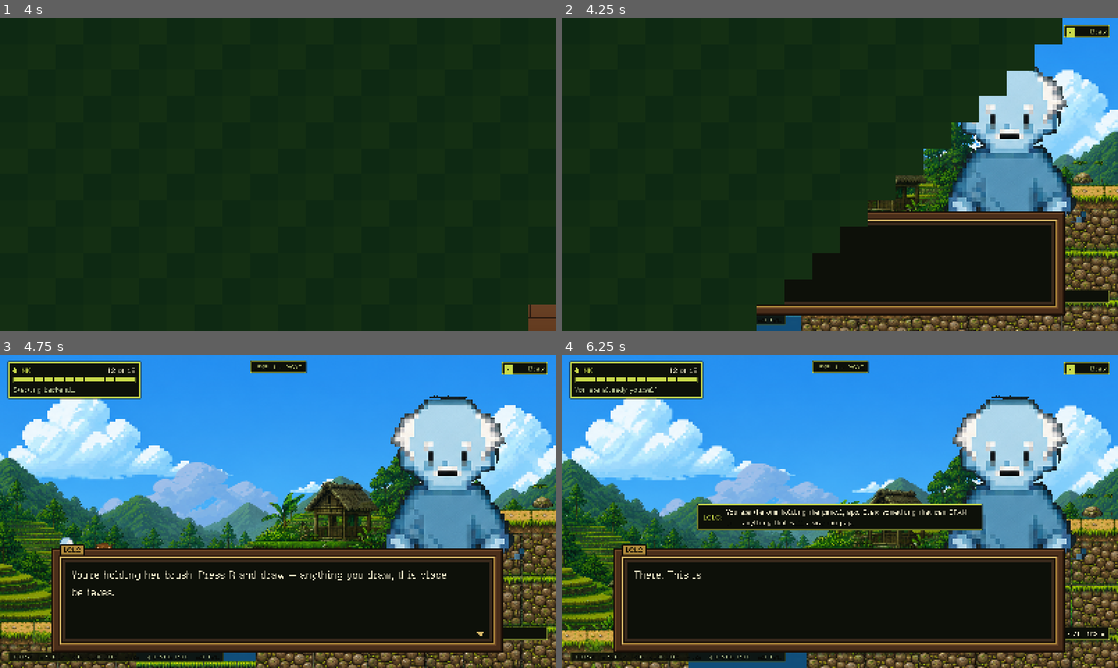
Above: before the commit, frames 1-4 (two rows, left to right).
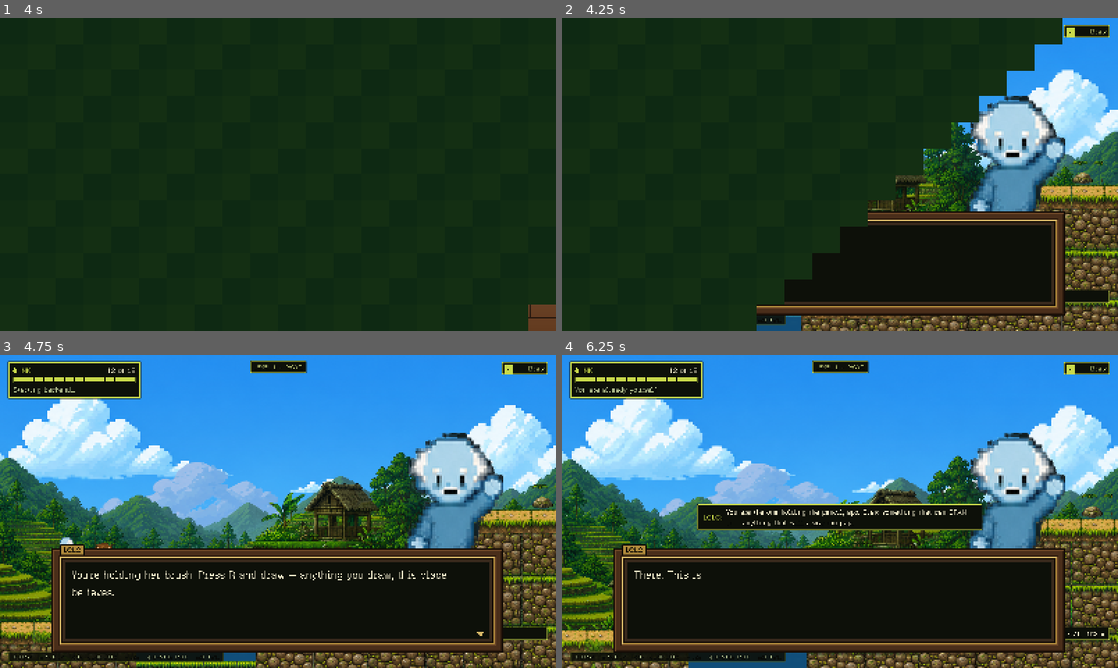
Above: after the commit, the same moments.

Repository: hyuuuan/OBRA
Game: Godot game, scene res://ui/main_menu.tscn
The game is run twice, just before and just after one commit, with the same random seed, the same clock (stepped at 60 frames per second) and the same inputs.
Inputs (mouse positions are in pixels of both pictures, inside the frame that each line leads up to):
- Up to frame 1 (4 s): click "PLAY" at 0.5 s; tap E (interact) at 1.25, 2.75, 3.5 s; move the mouse to (400, 158) at 1.27 s; hold D (move_right) 1.28-2 s; hold E (interact) 1.28-2 s; click (400, 158) at 1.42 s; tap Space (jump) at 1.52, 1.82 s; drag from (166, 190) to (394, 136) at 2.02 s; move the mouse to (333, 105) at 2.77 s; hold A (move_left) 2.78-3.5 s; hold Q (revert_form) 2.78-3.5 s; drag from (250, 237) to (411, 136) at 3.52 s
- Up to frame 2 (4.25 s): no input
- Up to frame 3 (4.75 s): tap R (redraw) at 4.25 s; move the mouse to (444, 558) at 4.27 s; hold D (move_right) from 4.28 s (still down); hold E (interact) from 4.28 s (still down); tap Space (jump) at 4.52 s
- Up to frame 4 (6.25 s): tap Space (jump) at 4.82 s; release D (move_right) at 5 s; release E (interact) at 5 s; drag from (673, 464) to (928, 549) at 5.02 s; move the mouse to (867, 511) at 5.77 s; hold D (move_right) from 5.78 s (still down); hold Q (revert_form) from 5.78 s (still down); click (867, 511) at 5.92 s

Frame 1 is identical in both runs. In frame 2, 5.5% of the frame differs, in the area x 68-95%, y 15-66%; in frame 3, 6.7%, in the area x 68-95%, y 12-66%; in frame 4, 6.3%.

Commit message:
Stand the waving pose behind the dialogue box
The speaker behind the box was the HERO CARD off each design sheet -- a separate drawing at
two hundred by three hundred, with shading in the hair and folds in the cloth that the
world sprite has no room for. It is more detail, and it is the wrong detail: the hero card
is a character standing still and looking at the camera, which is a title screen's pose.
Both sheets carry a WAVE -- a raised hand and an open mouth -- and that reads as a line
being spoken, which is what this rectangle is for.

The cut is measured per speaker, as before and for the same reason -- the apo is a child at
four heads tall and cuts at the hip, Lolo is a chibi ghost whose legs are a tail -- but both
are now chosen so the RAISED HAND SURVIVES. It is the whole reason the pose was picked, and
a cut through it leaves a speaker gesturing with a stump.

THE COST IS RESOLUTION and it is worth naming rather than discovering. The world sprite is
a fifth the height of the hero card, so it is blown up five times instead of twice and its
pixels are five screen pixels across. That is the same nearest-neighbour blow-up the rest
of the interface uses and both speakers land on the same multiple, so their pixels are the
size of each other's rather than of the background's. The hero cards are still cut and
still shipped; nothing loads them, and swapping the two entries back is a two-line change.

Diff:
--- a/game/scripts/dialogue_portrait.gd
+++ b/game/scripts/dialogue_portrait.gd
@@ -18,44 +18,51 @@
 ## rail to sit on, which is what a bust needs and what it did not have when the box was
 ## beside it.
 
-## THE PORTRAIT IS ITS OWN DRAWING, not the world sprite enlarged.
+## THE SPEAKER IS WAVING, because a portrait behind a dialogue box is somebody addressing
+## you and the sheets have a pose that is exactly that.
 ##
-## Both are cut by tools/build_art.py from the hero card of the speaker's design sheet:
-## around two hundred by three hundred against the world sprite's eighty by a hundred, and
-## a different drawing rather than the same one bigger -- shading in the hair, folds in the
-## cloth. A dialogue portrait is the one place a game can afford detail the world sprite
-## has no room for, and both sheets had been carrying it.
+## This used to be the HERO CARD off each design sheet -- a separate drawing, two hundred by
+## three hundred against the world sprite's eighty by a hundred, with shading in the hair
+## and folds in the cloth that the small frames have no room for. That is more detail, and
+## it is the wrong detail: the hero card is a character standing still and looking at the
+## camera, which is a title screen's pose. The wave has a raised hand and an open mouth. It
+## reads as a line being spoken, which is what this rectangle is for.
 ##
-## LOLO USED TO BE THE EXCEPTION AND IS NOT ANY MORE. He had no design, so he was rendered
-## from primitives into a SubViewport at his own tiny size, blown back up with nearest
-## filtering to keep his edges chunky, and stood at a little over half the apo's height so
+## THE COST IS RESOLUTION, and it is worth naming. The world sprite is a fifth the height of
+## the hero card, so it is blown up five times rather than twice and its pixels are five
+## screen pixels across. That is a deliberate look and not an accident -- it is the same
+## nearest-neighbour blow-up the rest of the interface uses, and both speakers land on the
+## same multiple, so their pixels are the same size as each other's. If the detail is ever
+## wanted back, the hero cards are still cut and still shipped as `*_portrait.png`.
+##
+## LOLO IS NOT A SPECIAL CASE ANY MORE. He had no design once, so he was rendered from
+## primitives into a SubViewport at his own tiny size and stood at half the apo's height so
 ## that a four-hundred-pixel smooth yellow circle with two dots on it never appeared in the
-## corner of the screen. All of that was scaffolding around a missing drawing. He has one
-## now, so the two speakers are one code path again: one rectangle, one scale rule, one
-## baseline, and a row in the table below apiece.
+## corner of the screen. All of that was scaffolding around a missing drawing, and it went
+## when his sheet arrived. Two speakers, one rectangle, one scale rule, one baseline.
 
-## `bust` is how much of the drawing is head, shoulders and hands, before the cut.
+## `bust` is how much of the drawing is head, shoulders and the raised hand, before the cut.
 ##
-## IT IS PER SPEAKER BECAUSE THEY ARE NOT BUILT THE SAME. The apo is a child drawn at
-## roughly four heads tall and cuts at the hip. Lolo is a chibi ghost whose head is two
-## fifths of him and whose legs are a tail, so the same fraction landed just under his
-## chin and put a head on a plate behind the box. His cut is where the tail starts, which
-## is the lowest line that is not through a hand.
+## IT IS PER SPEAKER BECAUSE THEY ARE NOT BUILT THE SAME. The apo is a child at roughly four
+## heads tall and cuts at the hip. Lolo is a chibi ghost whose head is two fifths of him and
+## whose legs are a tail, so the same fraction lands under his chin and puts a head on a
+## plate behind the box; his cut is where the tail starts. Both are measured so the raised
+## hand survives -- it is the whole reason this pose was chosen, and a cut through it would
+## leave a speaker gesturing with a stump.
 const PORTRAITS := {
-	"Lolo": {"art": preload("res://assets/characters/lolo/lolo_portrait.png"),
-		"bust": 0.78},
+	"Lolo": {"art": preload("res://assets/characters/lolo/lolo_wave.png"),
+		"bust": 0.83},
 }
 ## Anyone without an entry above. The apo's own lines share the box with a different
 ## plaque, and they are the only other speaker there is.
 const DEFAULT_PORTRAIT := {
-	"art": preload("res://assets/characters/apo/apo_portrait.png"), "bust": 0.62,
+	"art": preload("res://assets/characters/apo/apo_wave.png"), "bust": 0.74,
 }
 ## How tall the bust wants to stand on screen. A TARGET, not a ceiling: what it is rounded
 ## to is a whole multiple of the source, so the drawing is never resampled onto a half
-## pixel, and the nearest multiple is taken rather than the one below. Lolo's bust is a
-## third taller than the apo's in source pixels for the same face, and rounding down put
-## him at 1x -- a portrait half the size of the other one, for no reason a player could
-## see. Both land on 2x, which is why their faces come out the same size.
+## pixel, and the nearest multiple is taken rather than the one below -- rounding down once
+## put a speaker at half the other one's size for no reason a player could see. Both land
+## on the same multiple, which is what keeps their pixels the same size as each other's.
 const HEIGHT := 400.0
 ## How far the bust's cut edge sinks behind the box's top rail, so it stands ON the box
 ## rather than balancing above it.
